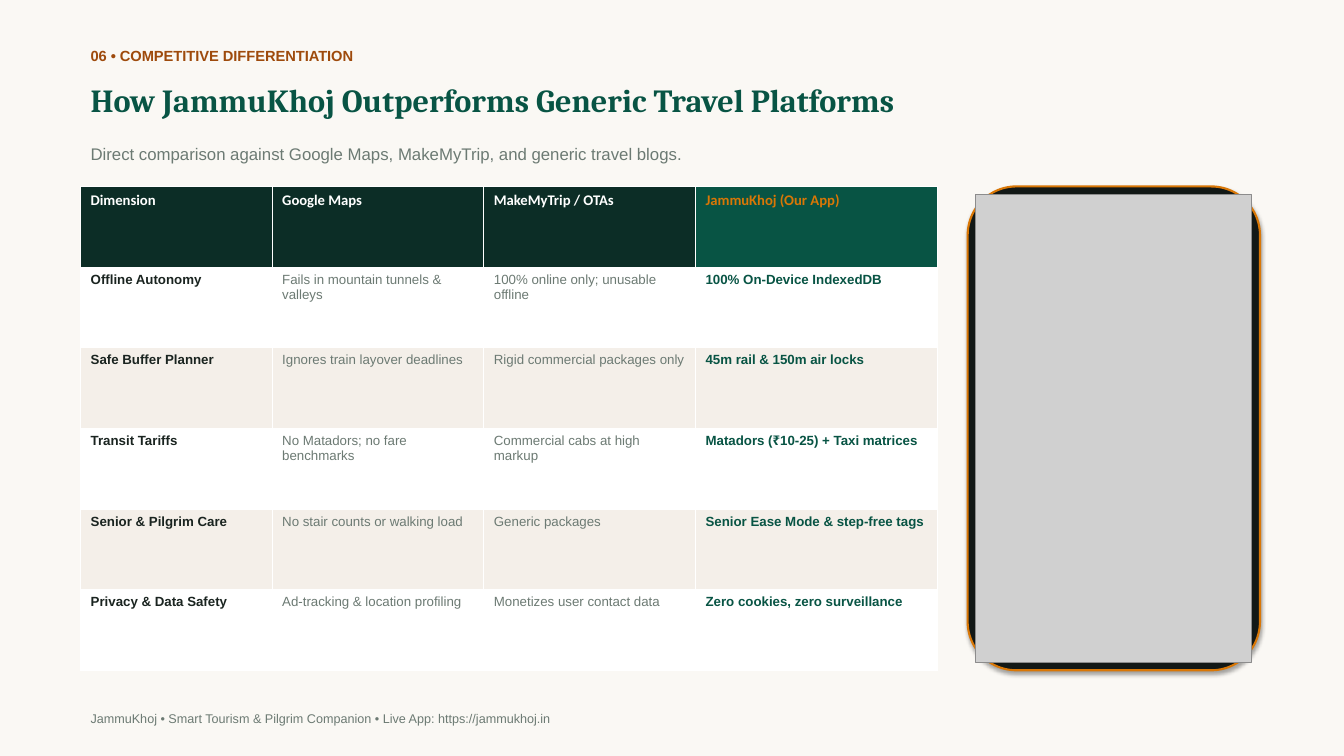
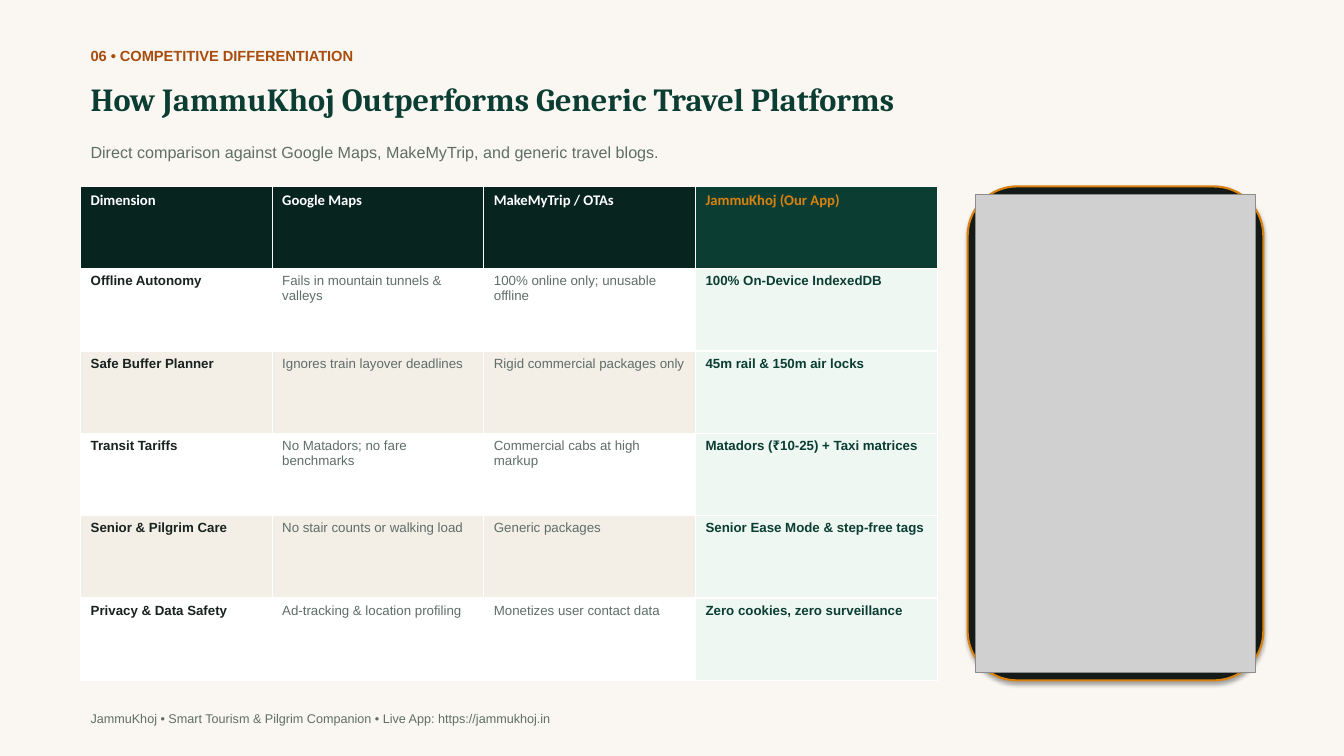
Before and after one commit to moin08s/JammuKhoj, a slide deck: slide 6 of JammuKhoj_Pitch_Deck_Final.pptx. Drawn at 1344x756 pixels with LibreOffice and Linux fonts; fonts in the diff are those of the drawing; grey boxes stand for pictures. Boxes give left, top, right and bottom in pixels: in the first picture for what was removed or moved away, otherwise in the second. Text is boxed around its words. In the diff, an @@ line names an element or a change of style, - is before the commit and + after.

```diff
--- a/JammuKhoj_Pitch_Deck_Final.pptx
+++ b/JammuKhoj_Pitch_Deck_Final.pptx
@@ rectangle at bbox=[0, 0, 1344, 756]: fill #FAF8F4 to #FAF7F2 @@
@@ text "How JammuKhoj Outperforms Generic Travel ..." at bbox=[91, 88, 894, 118]: text colour #085444 to #0B3D33 @@
@@ text "Direct comparison against Google Maps, ..." at bbox=[91, 146, 659, 162]: size 12 to 11.5 pt, text colour #6C7A73 to #5F6E67 @@
@@ table at bbox=[81, 187, 938, 681] @@
@@ fill #0C2D26 to #07241E in 3 cells @@
@@ fill #085444 to #0B3D33 in row 1, column 4 @@
@@ fill #FFFFFF to #EEF7F2 in 3 cells @@
@@ fill #F4EFE9 to #F3EEE6 in 6 cells @@
@@ fill #F4EFE9 to #EEF7F2 in 2 cells @@
@@ text colour #D97706 to #D98210 in "JammuKhoj (Our App)" @@
@@ text colour #1A2420 to #18221E in "Offline Autonomy", "Safe Buffer Planner", "Transit Tariffs", "Senior & Pilgrim Care" and 1 more places @@
@@ text colour #6C7A73 to #5F6E67 in "Fails in mountain tunnels & valleys", "100% online only; unusable offline", "Ignores train layover deadlines", "Rigid commercial packages only" and 6 more places @@
@@ text colour #085444 to #0B3D33 in "100% On-Device IndexedDB", "45m rail & 150m air locks", "Matadors (₹10-25) + Taxi matrices", "Senior Ease Mode & step-free tags" and 1 more places @@
@@ rounded rectangle: place and size @@
-rounded rectangle at bbox=[968, 187, 1260, 670]
+rounded rectangle at bbox=[968, 187, 1263, 681]
@@ rounded rectangle at bbox=[968, 187, 1263, 681]: fill #121816 to #141A18; outline #D97706 1.5 pt to #D98210 1.5 pt @@
@@ picture: place and size @@
-picture at bbox=[976, 195, 1252, 662]
+picture at bbox=[976, 195, 1255, 673]
```
Also in this commit, not shown: 9 other slides changed, 3 other files.
